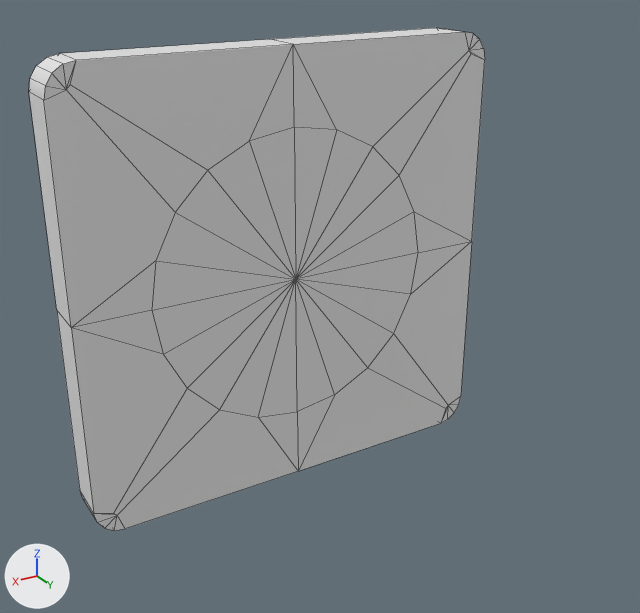
The FBX model Assets/_Project/Asset/Meshes/All_Button_Remade_Fixe/Bouton_Potentiometre.fbx as it was, and as the next commit left it.
The view is the same before and after, from a 50 mm camera at (0.114, 0.2072, 0.0915) aimed at (0.0078, 0.0302, 0.003). Every picture has the same lights, and +X, +Y and +Z are marked at lower left. Mesh edges are drawn as thin lines.

The older version as bpy lines, for what is in view:
```python
me_cylinder_009 = bpy.data.meshes.new('Cylinder.009')
me_cylinder_009.from_pydata(...)  # 77 vertices, 89 faces; spans x -0.0638..0.0638, y -0.0089..0.004, z -0.0638..0.0638
me_cylinder_009.materials.append(mat_material)  # white #e7e7e7
ob_socle_006 = bpy.data.objects.new('Socle.006', me_cylinder_009)
ob_socle_006.location = (0.0, 0.0, 0.0)
```
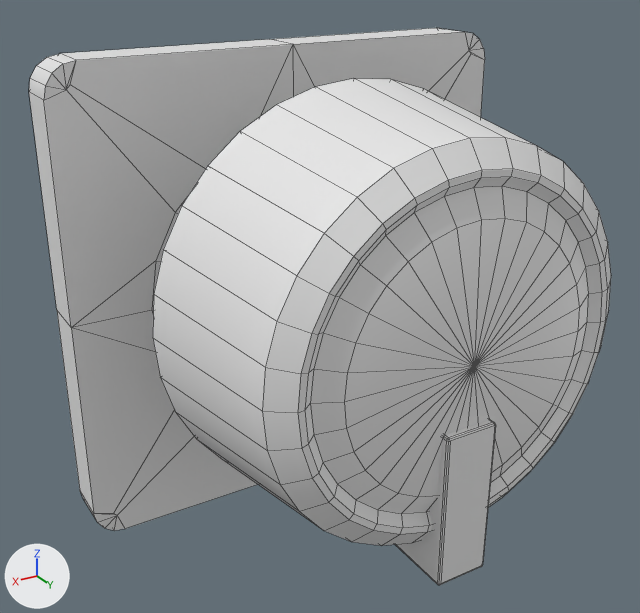
Pixel boxes (x1, y1, x2, y2) of what changed, in the pictures (640 x 613 px):
'Potentiometre', added: after (153, 79, 611, 585)

The change in detail:
Mesh me_cylinder_008 is new.
It has 322 vertices, 330 faces and spans x -0.053..0.053, y -0.0007..0.0817, z -0.0486..0.0591.
It uses material mat_material (white #e7e7e7).
Object 'Potentiometre' (ob_potentiometre) is new; it shows me_cylinder_008.
Its location is (0.0, 0.0, 0.0).
